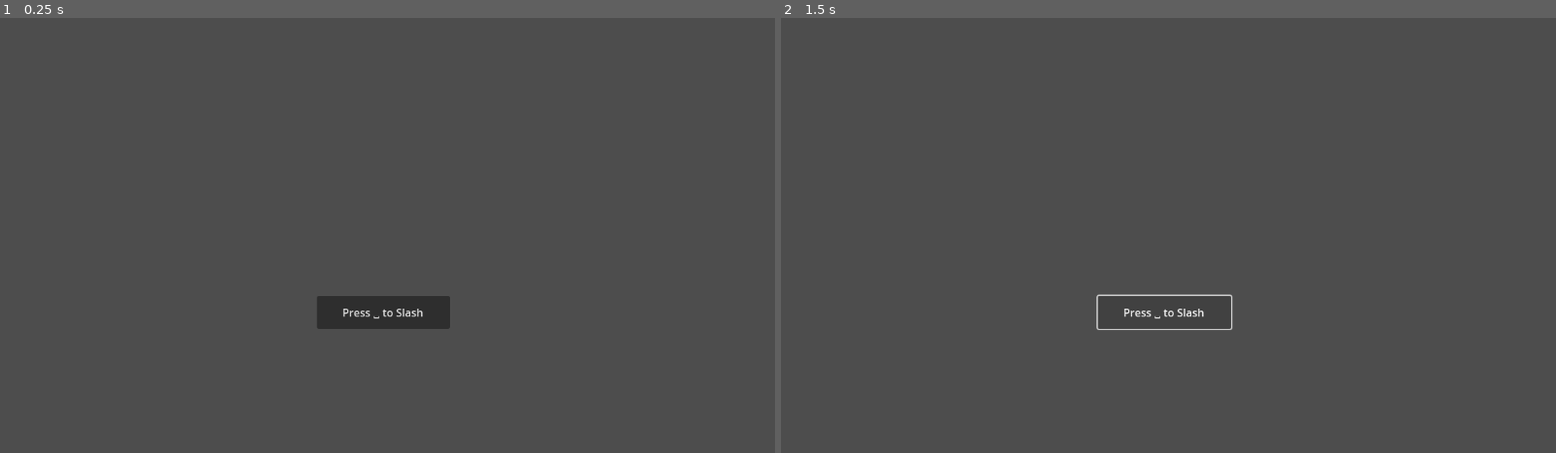
Above: before the commit, frames 1-2 (left to right).
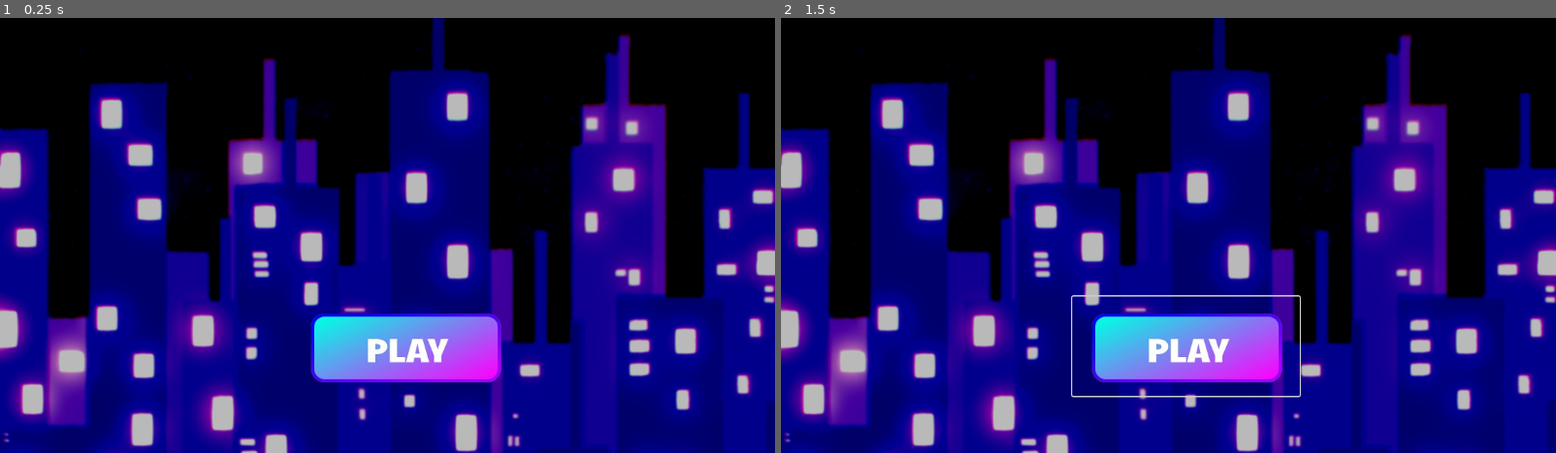
Above: after the commit, the same moments.

Repository: HuskyGameDev/2024s-team4
Game: Godot game, scene res://title_screen.tscn
Two runs of this game, one before a commit and one after it. Both use one fixed random seed, a clock stepped at 60 frames per second and the inputs below. Before the commit the project has no main scene; this scene is started directly in both runs.
Inputs (mouse positions are in pixels of both pictures, inside the frame that each line leads up to; where the layout moved, square brackets give the same spot in the first picture):
- Up to frame 1 (0.25 s): no input
- Up to frame 2 (1.5 s): click (1184, 344) [1160, 313] at 0.5 s; click (1184, 344) [1160, 313] at 1.25 s

The runs differ from the first frame. In frame 1, 100% of the frame differs, in the area x 0-100%, y 0-100%; in frame 2, 100%.

Commit message:
Menu Edits
Added title screen background filler, added button texture, repositioned button

Diff:
--- /dev/null
+++ b/background.tscn
@@ -0,0 +1,8 @@
+[gd_scene load_steps=2 format=3 uid="uid://1xaobn327has"]
+
+[ext_resource type="Texture2D" uid="uid://c8i2sbu2soqc5" path="res://background_most.png" id="1_rl0gu"]
+
+[node name="Background" type="Polygon2D"]
+texture = ExtResource("1_rl0gu")
+texture_scale = Vector2(1.3, 1.3)
+polygon = PackedVector2Array(0, 0, 1152, 0, 1152, 648, 0, 648)
--- a/button.tscn
+++ b/button.tscn
@@ -1,10 +1,13 @@
-[gd_scene load_steps=2 format=3 uid="uid://b0dpggaunmko7"]
+[gd_scene load_steps=3 format=3 uid="uid://b0dpggaunmko7"]
+
+[ext_resource type="Texture2D" uid="uid://bnf7ysej38k23" path="res://Screenshot_2023-03-20_204301-removebg-preview.png" id="1_yavsl"]
 
 [sub_resource type="Theme" id="Theme_bubt7"]
 
 [node name="Button" type="Button"]
-offset_right = 8.0
-offset_bottom = 8.0
+offset_right = 338.0
+offset_bottom = 148.0
 theme = SubResource("Theme_bubt7")
 button_mask = 0
-text = "Press ⎵ to Slash"
+icon = ExtResource("1_yavsl")
+flat = true
--- a/project.godot
+++ b/project.godot
@@ -11,5 +11,6 @@
 [application]
 
 config/name="synth slash"
+run/main_scene="res://title_screen.tscn"
 config/features=PackedStringArray("4.2", "Forward Plus")
 config/icon="res://icon.svg"
--- a/title_screen.tscn
+++ b/title_screen.tscn
@@ -1,11 +1,14 @@
-[gd_scene load_steps=2 format=3 uid="uid://ck8cjuesvk8vw"]
+[gd_scene load_steps=3 format=3 uid="uid://ck8cjuesvk8vw"]
 
+[ext_resource type="PackedScene" uid="uid://1xaobn327has" path="res://background.tscn" id="1_5yfel"]
 [ext_resource type="PackedScene" uid="uid://b0dpggaunmko7" path="res://button.tscn" id="1_h2nm5"]
 
 [node name="Title Screen" type="Node2D"]
 
+[node name="Background" parent="." instance=ExtResource("1_5yfel")]
+
 [node name="Button" parent="." instance=ExtResource("1_h2nm5")]
-offset_left = 471.0
-offset_top = 414.0
-offset_right = 669.0
-offset_bottom = 463.0
+offset_left = 433.0
+offset_top = 415.0
+offset_right = 771.0
+offset_bottom = 563.0
Binary file added: Screenshot_2023-03-20_204301-removebg-preview.png
Not shown, added: Screenshot_2023-03-20_204301-removebg-preview.png.import
Binary file added: background_most.png
Not shown, added: background_most.png.import
